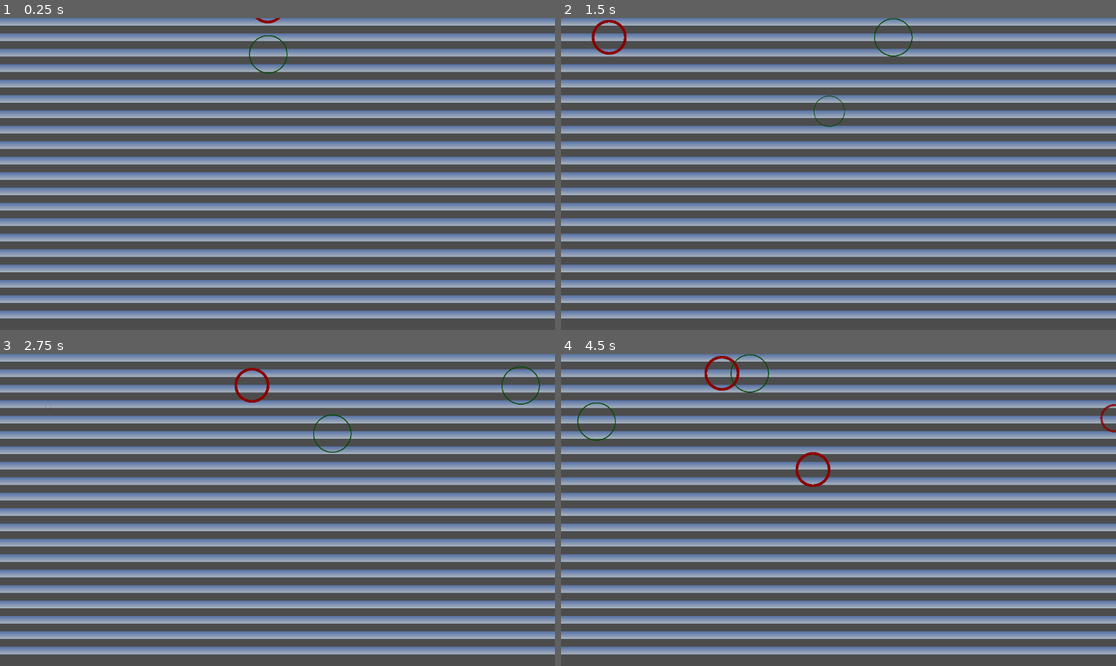
Above: before the commit, frames 1-4 (two rows, left to right).
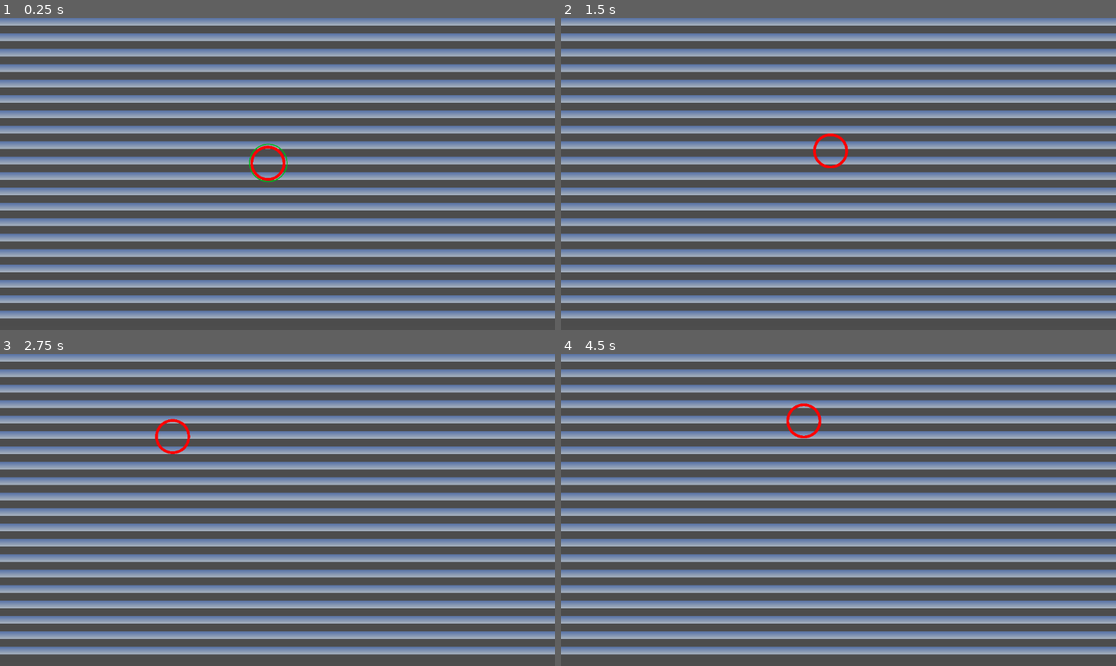
Above: after the commit, the same moments.

Repository: michae-lzhou/Senior-Capstone-Project
Game: Godot game, scene res://main.tscn
Same seed, same stepped clock (60 frames per second), same inputs: the game is played once before the commit and once after it. A sky picture missing from this copy of the repository is replaced by a grey-blue gradient.
Inputs (mouse positions are in pixels of both pictures, inside the frame that each line leads up to):
- Up to frame 1 (0.25 s): no input
- Up to frame 2 (1.5 s): move the mouse to (827, 18) at 0.52 s; click (827, 18) at 0.67 s; move the mouse to (827, 102) at 1.27 s; click (827, 102) at 1.42 s
- Up to frame 3 (2.75 s): move the mouse to (49, 397) at 2.02 s; click (49, 397) at 2.17 s
- Up to frame 4 (4.5 s): move the mouse to (894, 432) at 2.77 s; click (894, 432) at 2.92 s; move the mouse to (1082, 422) at 3.52 s; click (1082, 422) at 3.67 s; move the mouse to (1115, 410) at 4.27 s; click (1115, 410) at 4.42 s

The runs differ from the first frame. In frame 1, 0.4% of the frame differs, in the area x 44-52%, y 0-53%; in frame 2, 0.5%; in frame 3, 0.5%; in frame 4, 0.8%, in the area x 2-100%, y 0-43%.

Commit message:
Updated game physcis

Diff:
--- a/godot/test/scenes/bad_circle.gd
+++ b/godot/test/scenes/bad_circle.gd
@@ -1,31 +1,34 @@
 extends Area2D
 
-var speed: float = 100
+var velocity = Vector2.ZERO
+var gravity_force = 800  # Adjust gravity strength
 var is_dying = false
 
 func _process(delta):
 	if is_dying:
-		# Shrink and fade
-		scale *= 0.95  # Shrink by 5% each frame
-		modulate.a *= 0.95  # Fade by 5% each frame
-		if modulate.a < 0.1:  # Once nearly invisible
+		scale *= 0.95
+		modulate.a *= 0.95
+		if modulate.a < 0.1:
 			queue_free()
 	else:
-		# Normal falling behavior
-		position.y += speed * delta
-		if position.y > get_viewport_rect().size.y:
-			print("Bad Circle missed")
-			queue_free()  # Delete the circle when it falls off-screen
+		# Apply gravity
+		velocity.y += gravity_force * delta
+		position += velocity * delta  # Move circle with physics
+
+		# Remove circle if it falls off the screen
+		if position.y > get_viewport_rect().size.y + 50:
+			print("Bad circle missed")
+			queue_free()
+
+func init_velocity(start_velocity: Vector2):
+	velocity = start_velocity  # Set initial velocity
 
 func _ready():
-	$Sprite2D.modulate = Color.DARK_RED # Set color
-	$CollisionShape2D.scale = Vector2(1, 1) # Set collision area
-	position.y = -50
+	$CollisionShape2D.scale = Vector2(1, 1)
 	input_pickable = true
-	# If CollisionShape2D is a child of this node in the circle scene
 	connect("input_event", Callable(self, "_on_input_event"))
 
 func _on_input_event(_viewport, event, _shape_idx):
-	if event is InputEventMouseButton and event.pressed:# and event.button_index == MouseButton.MOUSE_BUTTON_LEFT:
+	if event is InputEventMouseButton and event.pressed:
 		is_dying = true
-		print("Bad Circle popped")  # Debug message
+		print("Bad circle popped")
--- a/godot/test/scenes/good_circle.gd
+++ b/godot/test/scenes/good_circle.gd
@@ -1,31 +1,34 @@
 extends Area2D
 
-var speed: float = 100
+var velocity = Vector2.ZERO
+var gravity_force = 800  # Adjust gravity strength
 var is_dying = false
 
 func _process(delta):
 	if is_dying:
-		# Shrink and fade
-		scale *= 0.95  # Shrink by 5% each frame
-		modulate.a *= 0.95  # Fade by 5% each frame
-		if modulate.a < 0.1:  # Once nearly invisible
+		scale *= 0.95
+		modulate.a *= 0.95
+		if modulate.a < 0.1:
 			queue_free()
 	else:
-		# Normal falling behavior
-		position.y += speed * delta
-		if position.y > get_viewport_rect().size.y:
-			print("Good Circle missed")
-			queue_free()  # Delete the circle when it falls off-screen
+		# Apply gravity
+		velocity.y += gravity_force * delta
+		position += velocity * delta  # Move circle with physics
+
+		# Remove circle if it falls off the screen
+		if position.y > get_viewport_rect().size.y + 50:
+			print("Good circle missed")
+			queue_free()
+
+func init_velocity(start_velocity: Vector2):
+	velocity = start_velocity  # Set initial velocity
 
 func _ready():
-	$Sprite2D.modulate = Color.DARK_GREEN # Set color
-	$CollisionShape2D.scale = Vector2(1, 1) # Set collision area
-	position.y = 50
+	$CollisionShape2D.scale = Vector2(1, 1)
 	input_pickable = true
-	# If CollisionShape2D is a child of this node in the circle scene
 	connect("input_event", Callable(self, "_on_input_event"))
 
-func _on_input_event(viewport, event, shape_idx):
-	if event is InputEventMouseButton and event.pressed:# and event.button_index == MouseButton.MOUSE_BUTTON_LEFT:
-		is_dying = true; # Cue death animation
-		print("Good Circle popped")  # Debug message
+func _on_input_event(_viewport, event, _shape_idx):
+	if event is InputEventMouseButton and event.pressed:
+		is_dying = true
+		print("Good circle popped")
--- a/godot/test/spawner.gd
+++ b/godot/test/spawner.gd
@@ -9,14 +9,44 @@
 
 func _on_timer_timeout():
 	spawn_circle()
+	var random_interval = randf_range(1.0, 3.0)  # Adjust range as needed
+	$Timer.start(random_interval)
 
+	# Randomize spawn position at bottom of screen
 func spawn_circle():
-	var bad_circle = circle_scene_1.instantiate()
-	var good_circle = circle_scene_2.instantiate()
-	add_child(bad_circle)
-	add_child(good_circle)
+	# Randomly choose which type of circle to spawn
+	var circle
+	if randi() % 2 == 0:
+		circle = circle_scene_1.instantiate()  # Bad Circle
+	else:
+		circle = circle_scene_2.instantiate()  # Good Circle
 
-	# Randomize the spawn position
+	add_child(circle)
+
+	# Get screen size
 	var screen_width = get_viewport_rect().size.x
-	bad_circle.position = Vector2(randi() % int(screen_width), -10)  # Start slightly above the screen
-	good_circle.position = Vector2((randi() + 50) % int(screen_width), -10)  # Start slightly above the screen
+	var screen_height = get_viewport_rect().size.y
+
+	# Randomize spawn position at bottom of screen
+	var spawn_x = randi() % int(screen_width)
+	circle.position = Vector2(spawn_x, screen_height + 20)  # Spawn slightly below the screen
+
+	# Apply an initial velocity
+	var initial_speed = randf_range(800, 1000)  # Random upward force
+
+	# Calculate max allowed horizontal movement based on position
+	var center_x = screen_width / 2
+	var distance_from_center = abs(spawn_x - center_x)  # How far from the center?
+
+	# Limit horizontal velocity so circles don't fly off screen
+	var max_horizontal_force = remap(distance_from_center, 0, center_x, 200, 300)  # Less force near edges
+
+	# Determine direction: left side goes right, right side goes left
+	var horizontal_force = randf_range(50, max_horizontal_force)
+	if spawn_x < center_x:
+		horizontal_force = abs(horizontal_force)  # Push right
+	else:
+		horizontal_force = -abs(horizontal_force)  # Push left
+
+	# Pass velocity to circle
+	circle.init_velocity(Vector2(horizontal_force, -initial_speed))
